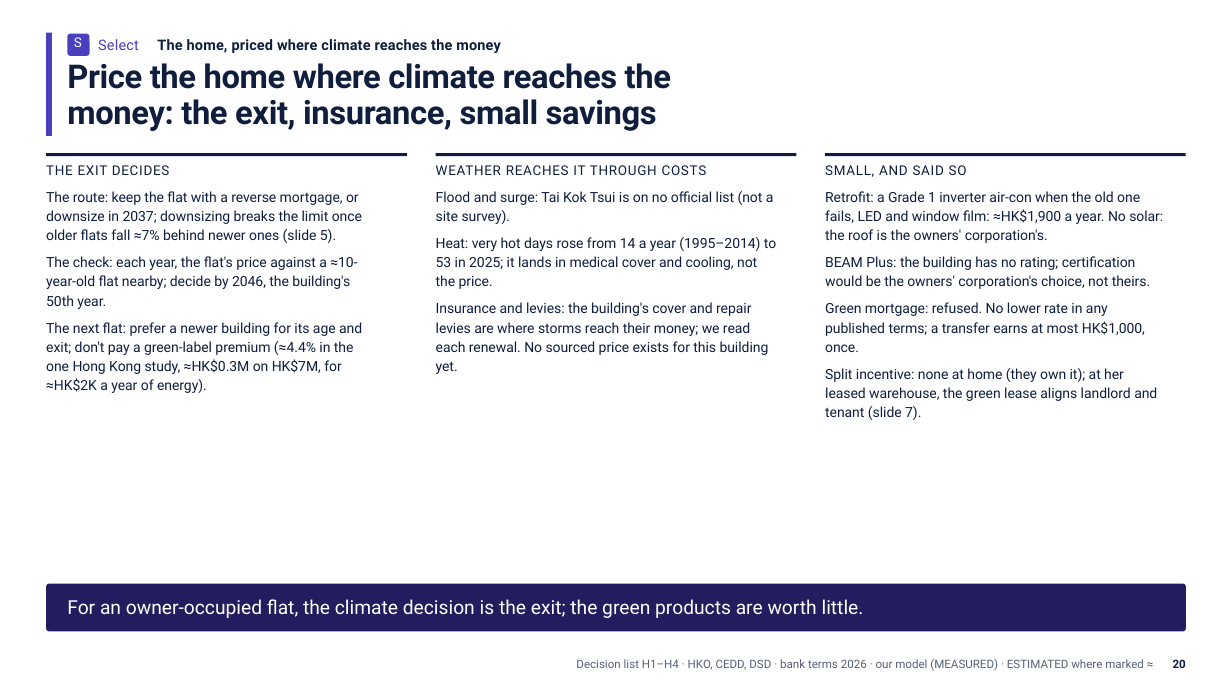
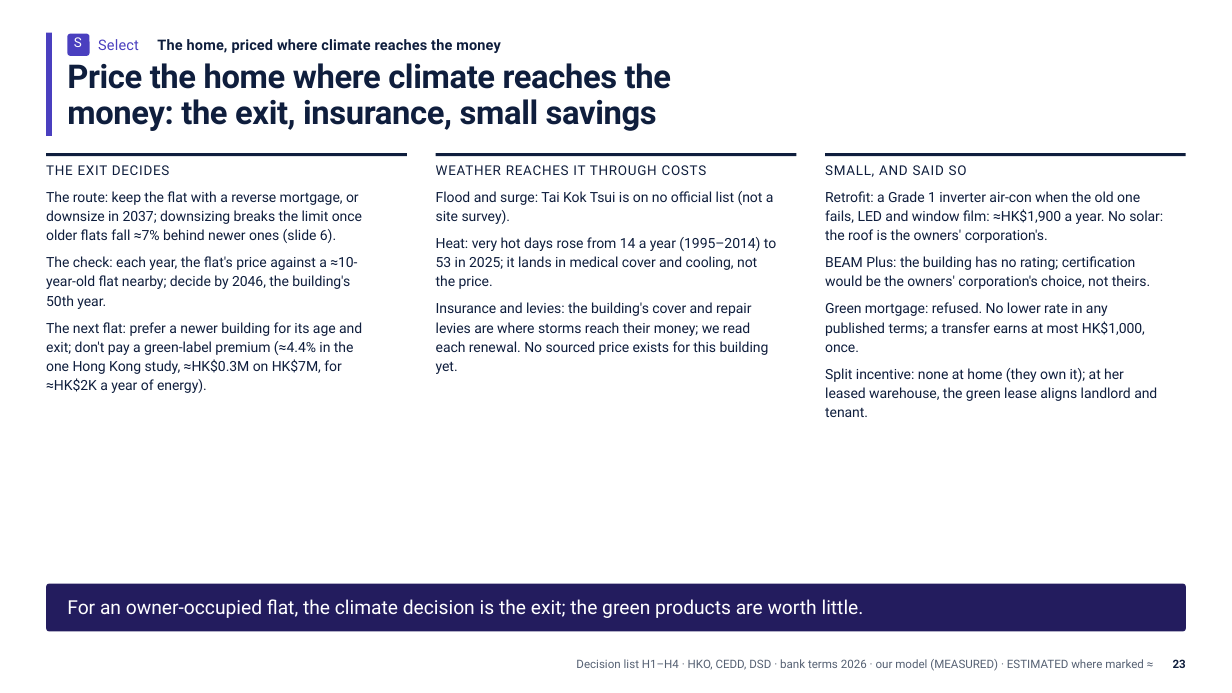
Before and after one commit to Peeradonn/finplan, a slide deck: slide 23 of Final/deck/Axis.pptx (slide 20 before the commit). Drawn at 1232x693 pixels with LibreOffice and Linux fonts; fonts in the diff are those of the drawing. Boxes give left, top, right and bottom in pixels: in the first picture for what was removed or moved away, otherwise in the second. Text is boxed around its words. In the diff, an @@ line names an element or a change of style, - is before the commit and + after.

```diff
--- a/Final/deck/Axis.pptx
+++ b/Final/deck/Axis.pptx
@@ text at bbox=[46, 229, 336, 243]: text changed @@
-older flats fall ≈7% behind newer ones (slide 5).
+older flats fall ≈7% behind newer ones (slide 6).
@@ text at bbox=[825, 408, 868, 417]: text changed @@
-tenant (slide 7).
+tenant.
@@ text at bbox=[1173, 659, 1186, 668]: text changed @@
-20
+23
```
Also in this commit, not shown: 17 other slides changed, 6 slides added, 2 slides removed, 5 other files.
